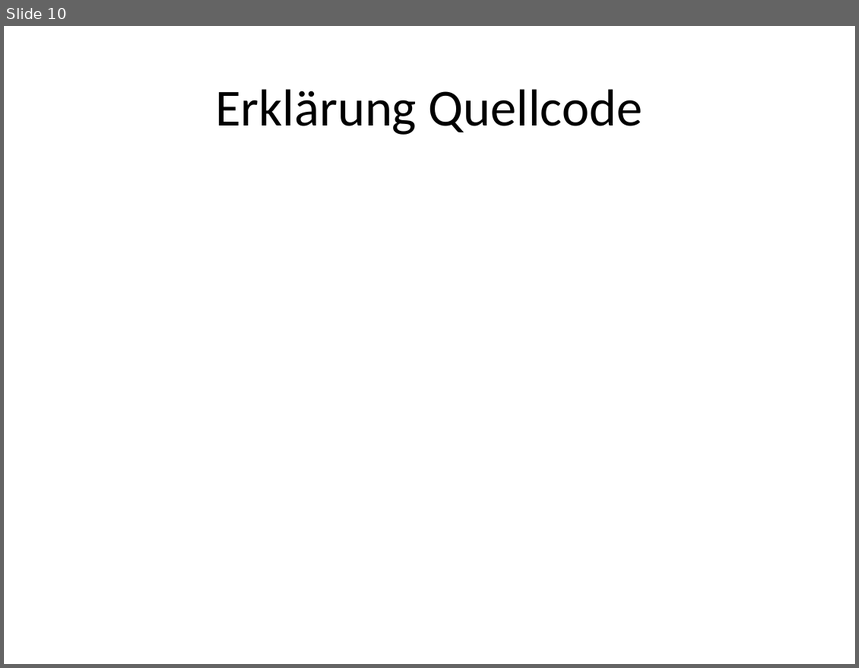
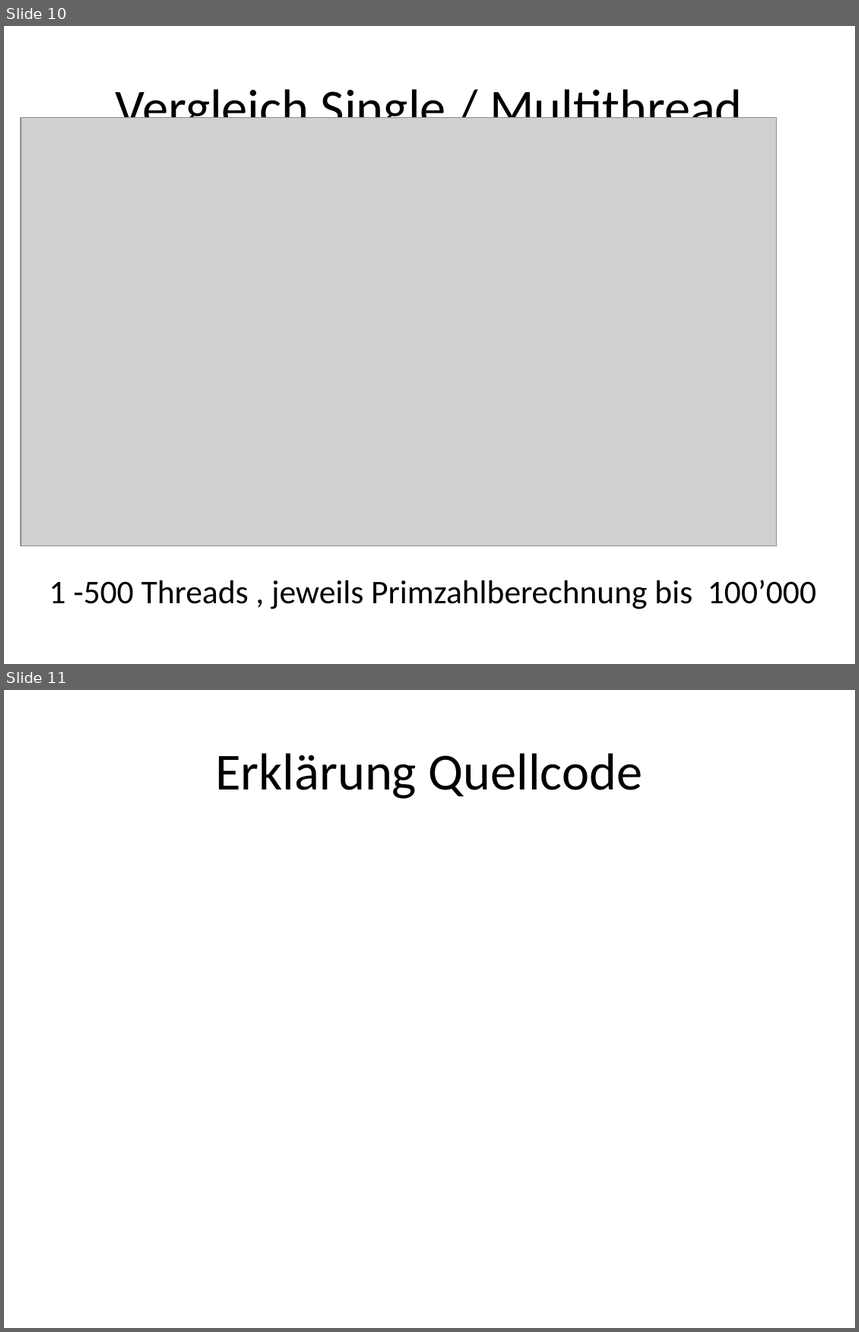
Before and after one commit to tscheims1/PrimeCalculator1, a slide deck: Primzahlen und Threads.pptx. Shown one above the other, each under a label of ours: slide 10 before the commit, slides 10 and 11 after it. The pictures are 859x668 and 859x1332 pixels, drawn with LibreOffice and Linux fonts; fonts in the diff are those of the drawing; grey boxes stand for pictures. Boxes give left, top, right and bottom in pixels: in the first picture for what was removed or moved away, otherwise in the second. Text is boxed around its words. In the diff, an @@ line names an element or a change of style, - is before the commit and + after.

```diff
--- a/Primzahlen und Threads.pptx
+++ b/Primzahlen und Threads.pptx
@@ slide 10 added at [4,26,855,664], background #FFFFFF @@
@@ title added at [116,82,743,118], 44 pt, text #000000 @@
+Vergleich Single / Multithread
@@ picture added at [21,117,777,546] @@
@@ text added at [49,580,816,610], 28 pt, text #000000 @@
+1 -500 Threads , jeweils Primzahlberechnung bis 100’000
@@ what was slide 10 is now slide 11 @@
```
Also in this commit, not shown: 2 other slides added, 2 slides removed.
